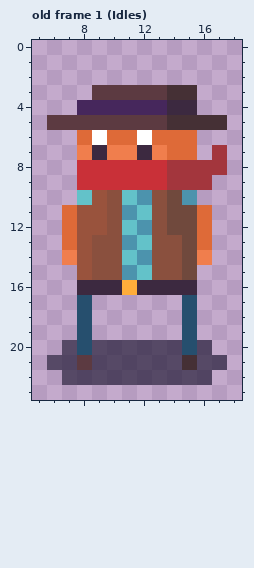
One commit to this pixel-art file: AsepriteFiles/MainCharacter.aseprite. Above is the file before it was changed.
24x24 pixels, 1 frame. Shown: old frame 1 (Idles): x 5..18, y 0..23. The commit also changed other frames, which this record leaves out.
The result:
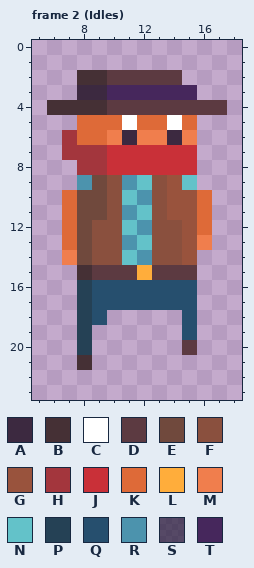
Palette (. is transparent): A #3c2940  B #453035  C #ffffff  D #5c3a41  E #70493d  F #8a503e  G #99533d  H #a3363d  J #c93038  K #de6a38  L #ffad3b  M #f07e4d  N #63c2c9  P #254155  Q #264f6e  R #4c93ad  S #1f1833aa  T #46275c
A new or re-ordered frame is compared with the old frame closest to it.
Author's note on the commit: Finished character idle sprites in 8 directions
Difference:
frames 1 -> 8
layer "Shadow" now hidden
layer "Legs" added
layer "Torso" added
layer "MainCharacter" removed
--- frame 2 (Idles) is new; against old frame 1 (Idles)
@@ x 5..18 @@
  1 ..............
- 2 ..............
- 3 ....DDDDDBB...
- 4 ...TTTTTTAA...
- 5 .DDDDDDDDBBBB.
- 6 ...KCKKCKKK...
- 7 ...MAMMAMKK.H.
- 8 ...JJJJJJHHHH.
- 9 ...JJJJJJHHH..
-10 ...NGFNRFER...
-11 ..KGGFRNFEEK..
-12 ..KGGFNRFEEK..
-13 ..KGFFRNFFEK..
-14 ..MGFFNRFFEM..
-15 ...GFFRNFFE...
-16 ...AAALAAAA...
-17 ...Q......Q...
-18 ...Q......Q...
-19 ...Q......Q...
-20 ..SQSSSSSSQS..
-21 .SSDSSSSSSBSS.
-22 ..SSSSSSSSSS..
+ 2 ...BBDDDDD....
+ 3 ...AATTTTTT...
+ 4 .BBBBDDDDDDDD.
+ 5 ...KKKCKKCK...
+ 6 ..HKKMAMMAM...
+ 7 ..HHHJJJJJJ...
+ 8 ...HHJJJJJJ...
+ 9 ...REFRNFGN...
+10 ..KEEFNRFGGK..
+11 ..KEEFRNFGGK..
+12 ..KEFFNRFFGK..
+13 ..KEFFRNFFGM..
+14 ..MEFFNRFFG...
+15 ...BDDDLDDD...
+16 ...PQQQQQQQ...
+17 ...PQQQQQQQ...
+18 ...PQ.....Q...
+19 ...P......Q...
+20 ...P......D...
+21 ...B..........
+22 ..............
 23 ..............
